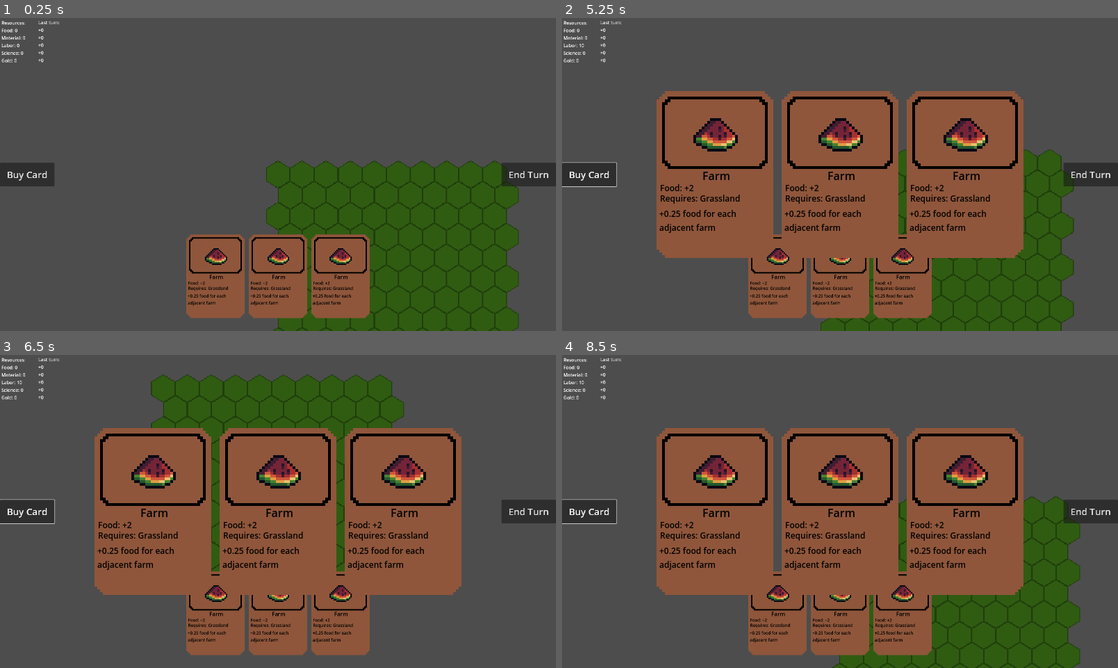
Above: before the commit, frames 1-4 (two rows, left to right).
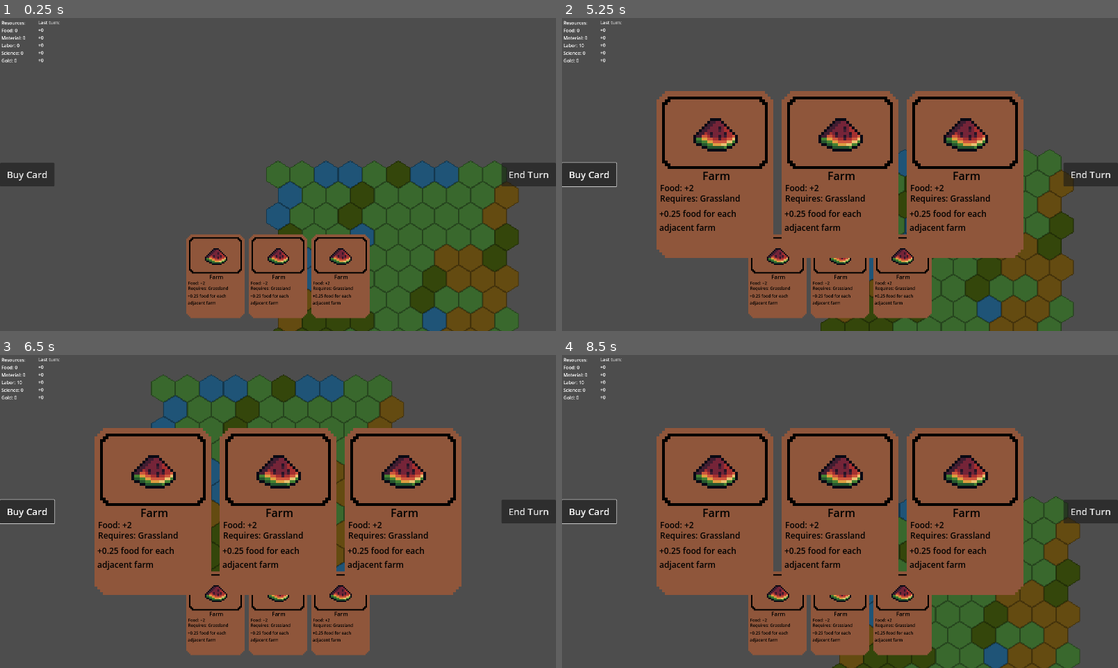
Above: after the commit, the same moments.

Repository: peytondwilliams/hexdeck
Game: Godot game, scene res://nodes/core/game_manager.tscn
Two runs of this game, one before a commit and one after it. Both use one fixed random seed, a clock stepped at 60 frames per second and the inputs below.
Inputs (mouse positions are in pixels of both pictures, inside the frame that each line leads up to):
- Up to frame 1 (0.25 s): no input
- Up to frame 2 (5.25 s): click "End Turn" at 0.5 s; click "Buy Card" at 1.25 s; click "End Turn" at 2 s; click "Buy Card" at 2.75 s; click "End Turn" at 3.5 s; click "Buy Card" at 4.25 s; tap Enter at 5 s; drag from (778, 277) to (712, 174) at 5.02 s
- Up to frame 3 (6.5 s): drag from (278, 614) to (150, 511) at 5.77 s
- Up to frame 4 (8.5 s): move the mouse to (901, 614) at 6.52 s; press the mouse at (901, 614) at 6.53 s; release the mouse at (901, 614) at 7.25 s; tap Space at 7.25 s; drag from (712, 511) to (840, 614) at 7.27 s; drag from (840, 511) to (901, 614) at 8.02 s

The runs differ from the first frame. In frame 1, 14% of the frame differs, in the area x 47-94%, y 45-100%; in frame 2, 7.2%; in frame 3, 6.9%; in frame 4, 7.4%.

Commit message:
add new tiles and basic world gen

Diff:
--- a/nodes/core/hex.gd
+++ b/nodes/core/hex.gd
@@ -10,7 +10,7 @@
 					]
 
 var coords : Vector3i
-@export var biome : String = "grassland"
+@export var biome : String = "base"
 var improvement : Node2D = null
 
 @export var stats : Dictionary = {
--- a/nodes/core/hex.tscn
+++ b/nodes/core/hex.tscn
@@ -7,5 +7,4 @@
 script = ExtResource("1_rnh1x")
 
 [node name="Sprite2D" type="Sprite2D" parent="."]
-modulate = Color(0.262745, 0.505882, 0.0980392, 1)
 texture = ExtResource("2_5d6jg")
--- a/nodes/core/hex_grid.gd
+++ b/nodes/core/hex_grid.gd
@@ -1,6 +1,13 @@
 extends Node2D
 
 const HEX = preload("res://nodes/core/hex.tscn")
+
+const GRASS_HEX = preload("res://nodes/tiles/grass_hex.tscn")
+const FOREST_HEX = preload("res://nodes/tiles/forest_hex.tscn")
+const HILL_HEX = preload("res://nodes/tiles/hill_hex.tscn")
+const WATER_HEX = preload("res://nodes/tiles/water_hex.tscn")
+
+
 
 const DIRECTION_ARR = [
 					Vector3i(+1, 0, -1), #mid right
@@ -12,13 +19,25 @@
 					]
 
 const COORD_SCALE_FACTOR = 16
+const CHUNK_SIZE_FACTOR = 16
 
 @onready var hex_grid : Dictionary = Global.grid
 
 @onready var farms = preload("res://nodes/improvements/farm_improv.tscn")
 
+@onready var gb = Global
+
+var moisture = FastNoiseLite.new()
+var temperature = FastNoiseLite.new()
+var altitude = FastNoiseLite.new()
+
 # Called when the node enters the scene tree for the first time.
 func _ready():
+	moisture.seed = randi()
+	temperature.seed = randi()
+	altitude.seed = randi()
+	altitude.frequency = 0.02
+
 	generate_map()
 	pass
 
@@ -33,9 +52,34 @@
 func generate_map():
 	var curr_coords : Vector3i = Vector3i.ZERO
 
+	var scale_moist = 20
+	var scale_alt = 50
+	var scale_temp = 30
+
 	for i in range(10):
 		for j in range(10):
-			var hex = HEX.instantiate()
+
+			var init_coord = Vector2(i, j)
+			var cube_coord = gb.real_to_cube_coords(COORD_SCALE_FACTOR * init_coord)
+			var coord = gb.cube_to_real_coords(cube_coord) / COORD_SCALE_FACTOR
+			print(coord)
+
+			var moist = moisture.get_noise_2d(coord.x * scale_moist, coord.y * scale_moist)
+			var temp = temperature.get_noise_2d(coord.x * scale_temp, coord.y * scale_temp)
+			var alt = altitude.get_noise_2d(coord.x * scale_alt, coord.y * scale_alt)
+
+
+			var hex = null
+
+			if moist > 0.2 and alt < 0.1:
+				hex = WATER_HEX.instantiate()
+			elif alt > 0.1 and moist < 0:
+				hex = HILL_HEX.instantiate()
+			elif temp > 0.1:
+				hex = FOREST_HEX.instantiate()
+			else:
+				hex = GRASS_HEX.instantiate()
+
 			$Hexes.add_child(hex)
 
 			hex.coords = curr_coords
@@ -50,6 +94,13 @@
 		curr_coords += DIRECTION_ARR[5]
 		if (i % 2 == 1):
 			curr_coords += DIRECTION_ARR[3]
+
+
+func generate_chunk(offset):
+	for x in range(CHUNK_SIZE_FACTOR):
+		for y in range(CHUNK_SIZE_FACTOR):
+			pass
+
 
 
 func calculate():
--- /dev/null
+++ b/nodes/tiles/forest_hex.gd
@@ -0,0 +1,11 @@
+extends "res://nodes/core/hex.gd"
+
+
+# Called when the node enters the scene tree for the first time.
+func _ready():
+	pass # Replace with function body.
+
+
+# Called every frame. 'delta' is the elapsed time since the previous frame.
+func _process(delta):
+	pass
--- /dev/null
+++ b/nodes/tiles/forest_hex.tscn
@@ -0,0 +1,11 @@
+[gd_scene load_steps=3 format=3 uid="uid://f6butuymunsh"]
+
+[ext_resource type="PackedScene" uid="uid://tifeuibhp472" path="res://nodes/core/hex.tscn" id="1_ttlj0"]
+[ext_resource type="Script" path="res://nodes/tiles/forest_hex.gd" id="2_c5iuk"]
+
+[node name="ForestHex" instance=ExtResource("1_ttlj0")]
+script = ExtResource("2_c5iuk")
+biome = "forest"
+
+[node name="Sprite2D" parent="." index="0"]
+modulate = Color(0.282353, 0.384314, 0.0627451, 1)
--- /dev/null
+++ b/nodes/tiles/grass_hex.gd
@@ -0,0 +1,11 @@
+extends "res://nodes/core/hex.gd"
+
+
+# Called when the node enters the scene tree for the first time.
+func _ready():
+	pass # Replace with function body.
+
+
+# Called every frame. 'delta' is the elapsed time since the previous frame.
+func _process(delta):
+	pass
--- /dev/null
+++ b/nodes/tiles/grass_hex.tscn
@@ -0,0 +1,11 @@
+[gd_scene load_steps=3 format=3 uid="uid://c3nifdratnbvf"]
+
+[ext_resource type="PackedScene" uid="uid://tifeuibhp472" path="res://nodes/core/hex.tscn" id="1_1u2nw"]
+[ext_resource type="Script" path="res://nodes/tiles/grass_hex.gd" id="2_ijiph"]
+
+[node name="GrassHex" instance=ExtResource("1_1u2nw")]
+script = ExtResource("2_ijiph")
+biome = "grass"
+
+[node name="Sprite2D" parent="." index="0"]
+modulate = Color(0.309804, 0.568627, 0.247059, 1)
--- /dev/null
+++ b/nodes/tiles/hill_hex.gd
@@ -0,0 +1,11 @@
+extends "res://nodes/core/hex.gd"
+
+
+# Called when the node enters the scene tree for the first time.
+func _ready():
+	pass # Replace with function body.
+
+
+# Called every frame. 'delta' is the elapsed time since the previous frame.
+func _process(delta):
+	pass
--- /dev/null
+++ b/nodes/tiles/hill_hex.tscn
@@ -0,0 +1,11 @@
+[gd_scene load_steps=3 format=3 uid="uid://drnvd5s02xpbd"]
+
+[ext_resource type="PackedScene" uid="uid://tifeuibhp472" path="res://nodes/core/hex.tscn" id="1_671a3"]
+[ext_resource type="Script" path="res://nodes/tiles/hill_hex.gd" id="2_wsrrh"]
+
+[node name="HillHex" instance=ExtResource("1_671a3")]
+script = ExtResource("2_wsrrh")
+biome = "hill"
+
+[node name="Sprite2D" parent="." index="0"]
+modulate = Color(0.54902, 0.407843, 0.0941176, 1)
--- /dev/null
+++ b/nodes/tiles/water_hex.gd
@@ -0,0 +1,11 @@
+extends "res://nodes/core/hex.gd"
+
+
+# Called when the node enters the scene tree for the first time.
+func _ready():
+	pass # Replace with function body.
+
+
+# Called every frame. 'delta' is the elapsed time since the previous frame.
+func _process(delta):
+	pass
--- /dev/null
+++ b/nodes/tiles/water_hex.tscn
@@ -0,0 +1,11 @@
+[gd_scene load_steps=3 format=3 uid="uid://c0nyljas316do"]
+
+[ext_resource type="PackedScene" uid="uid://tifeuibhp472" path="res://nodes/core/hex.tscn" id="1_r3vgf"]
+[ext_resource type="Script" path="res://nodes/tiles/water_hex.gd" id="2_y30ks"]
+
+[node name="WaterHex" instance=ExtResource("1_r3vgf")]
+script = ExtResource("2_y30ks")
+biome = "water"
+
+[node name="Sprite2D" parent="." index="0"]
+modulate = Color(0.168627, 0.458824, 0.65098, 1)
